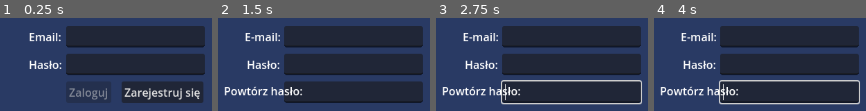
Above: before the commit, frames 1-4 (left to right).
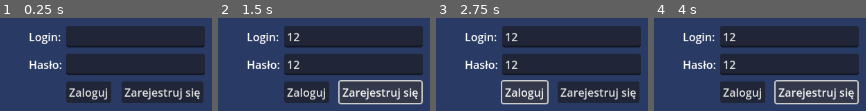
Above: after the commit, the same moments.

Repository: MateuszChoda/MediaLamus
Game: Godot game, scene res://Base/login_screen.tscn
Two runs of this game, one before a commit and one after it. Both use one fixed random seed, a clock stepped at 60 frames per second and the inputs below.
Inputs (mouse positions are in pixels of both pictures, inside the frame that each line leads up to):
- Up to frame 1 (0.25 s): no input
- Up to frame 2 (1.5 s): click (353, 36) at 0.52 s; type "12" at 0.6 s; click (353, 64) at 0.75 s; type "12" at 0.83 s; click "Zarejestruj się" at 1.25 s
- Up to frame 3 (2.75 s): click (525, 92) at 2 s, where only the run after the commit has a clickable "Zaloguj"
- Up to frame 4 (4 s): click (743, 92) at 2.75 s, where only the run after the commit has a clickable "Zaloguj"; click (817, 92) at 3.5 s, where only the run after the commit has a clickable "Zarejestruj się"

The runs differ from the first frame. In frame 1, 1.6% of the frame differs, in the area x 14-51%, y 16-89%; in frame 2, 10%, in the area x 2-97%, y 16-94%; in frame 3, 10%; in frame 4, 10%.

Commit message:
main screen edits

Diff:
--- a/Base/Register_screen.tscn
+++ b/Base/Register_screen.tscn
@@ -98,12 +98,40 @@
 anchor_top = 0.5
 anchor_right = 0.5
 anchor_bottom = 0.5
-offset_left = -154.0
+offset_left = -219.99
 offset_top = 38.0
-offset_right = -106.0
+offset_right = -105.99
 offset_bottom = 61.0
 grow_horizontal = 2
 grow_vertical = 2
 text = "Powtórz hasło:"
 horizontal_alignment = 1
 vertical_alignment = 1
+
+[node name="Button" type="Button" parent="ColorRect"]
+layout_mode = 1
+anchors_preset = 8
+anchor_left = 0.5
+anchor_top = 0.5
+anchor_right = 0.5
+anchor_bottom = 0.5
+offset_left = -70.0
+offset_top = 76.0
+offset_right = 70.0
+offset_bottom = 107.0
+grow_horizontal = 2
+grow_vertical = 2
+text = "Zarejestruj się"
+
+[node name="Button2" type="Button" parent="ColorRect"]
+layout_mode = 1
+anchors_preset = 2
+anchor_top = 1.0
+anchor_bottom = 1.0
+offset_left = 35.0
+offset_top = -92.0
+offset_right = 182.0
+offset_bottom = -38.0
+grow_vertical = 0
+text = "Powrót do ekranu
+logowania"
--- a/Base/login_screen.tscn
+++ b/Base/login_screen.tscn
@@ -1,6 +1,4 @@
-[gd_scene load_steps=2 format=3 uid="uid://b2md5qoi0oyxh"]
-
-[ext_resource type="Script" uid="uid://basnav6i7lhxj" path="res://Scripts/login_screen.gd" id="1_85wjt"]
+[gd_scene format=3 uid="uid://b2md5qoi0oyxh"]
 
 [node name="LoginScreen" type="Control"]
 layout_mode = 3
@@ -9,11 +7,6 @@
 anchor_bottom = 1.0
 grow_horizontal = 2
 grow_vertical = 2
-script = ExtResource("1_85wjt")
-
-[node name="Timer" type="Timer" parent="."]
-wait_time = 300.0
-one_shot = true
 
 [node name="Background" type="ColorRect" parent="."]
 layout_mode = 1
@@ -37,7 +30,7 @@
 offset_bottom = -17.0
 grow_horizontal = 2
 grow_vertical = 2
-text = "Email:"
+text = "Login:"
 
 [node name="Login" type="LineEdit" parent="Background"]
 layout_mode = 1
@@ -98,7 +91,7 @@
 grow_vertical = 2
 text = "Zaloguj"
 
-[node name="Register" type="Button" parent="Background"]
+[node name="Button" type="Button" parent="Background"]
 layout_mode = 1
 anchors_preset = 8
 anchor_left = 0.5
@@ -112,29 +105,3 @@
 grow_horizontal = 2
 grow_vertical = 2
 text = "Zarejestruj się"
-
-[node name="Warning" type="Label" parent="Background"]
-layout_mode = 1
-anchors_preset = 8
-anchor_left = 0.5
-anchor_top = 0.5
-anchor_right = 0.5
-anchor_bottom = 0.5
-offset_left = -200.0
-offset_top = 80.0
-offset_right = 200.0
-offset_bottom = 180.0
-grow_horizontal = 2
-grow_vertical = 2
-theme_override_colors/font_color = Color(1, 0, 0, 1)
-horizontal_alignment = 1
-vertical_alignment = 1
-autowrap_mode = 3
-
-[connection signal="timeout" from="Timer" to="." method="_on_timer_timeout"]
-[connection signal="text_changed" from="Background/Login" to="." method="_on_login_text_changed"]
-[connection signal="text_submitted" from="Background/Login" to="." method="_on_login_text_submitted"]
-[connection signal="text_changed" from="Background/Haslo" to="." method="_on_haslo_text_changed"]
-[connection signal="text_submitted" from="Background/Haslo" to="." method="_on_haslo_text_submitted"]
-[connection signal="pressed" from="Background/SignIn" to="." method="_on_sign_in_pressed"]
-[connection signal="pressed" from="Background/Register" to="." method="_on_register_pressed"]
--- a/project.godot
+++ b/project.godot
@@ -15,10 +15,6 @@
 config/features=PackedStringArray("4.4", "Mobile")
 config/icon="res://icon.svg"
 
-[autoload]
-
-Global="*res://Scripts/global.gd"
-
 [display]
 
 window/size/viewport_width=648
Not shown: 1 places in Base/main_screen.tscn that only renumber resources
